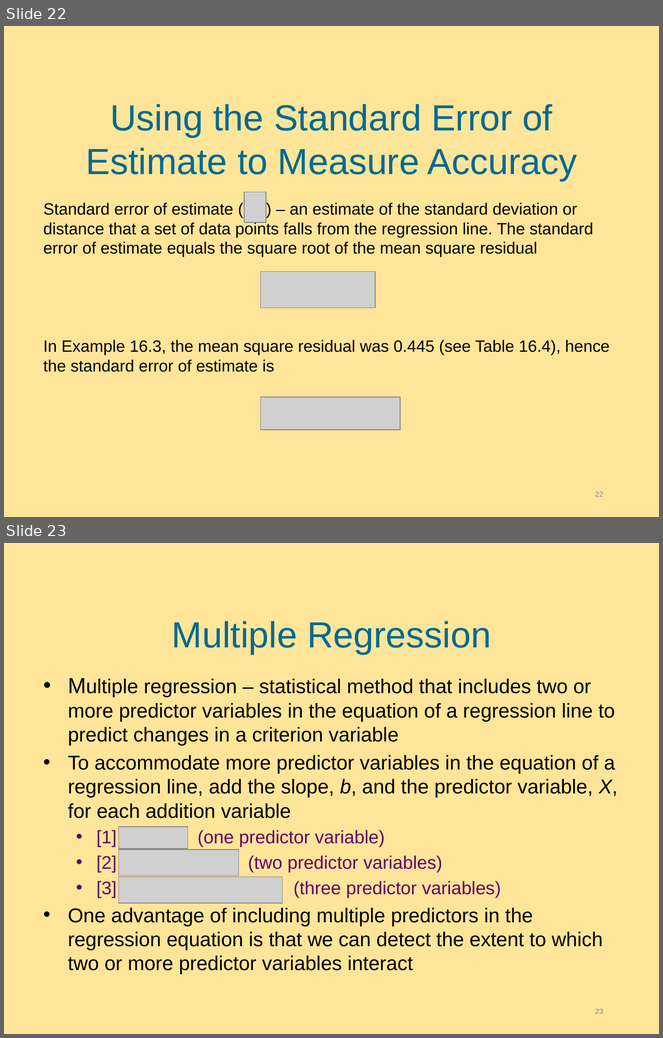
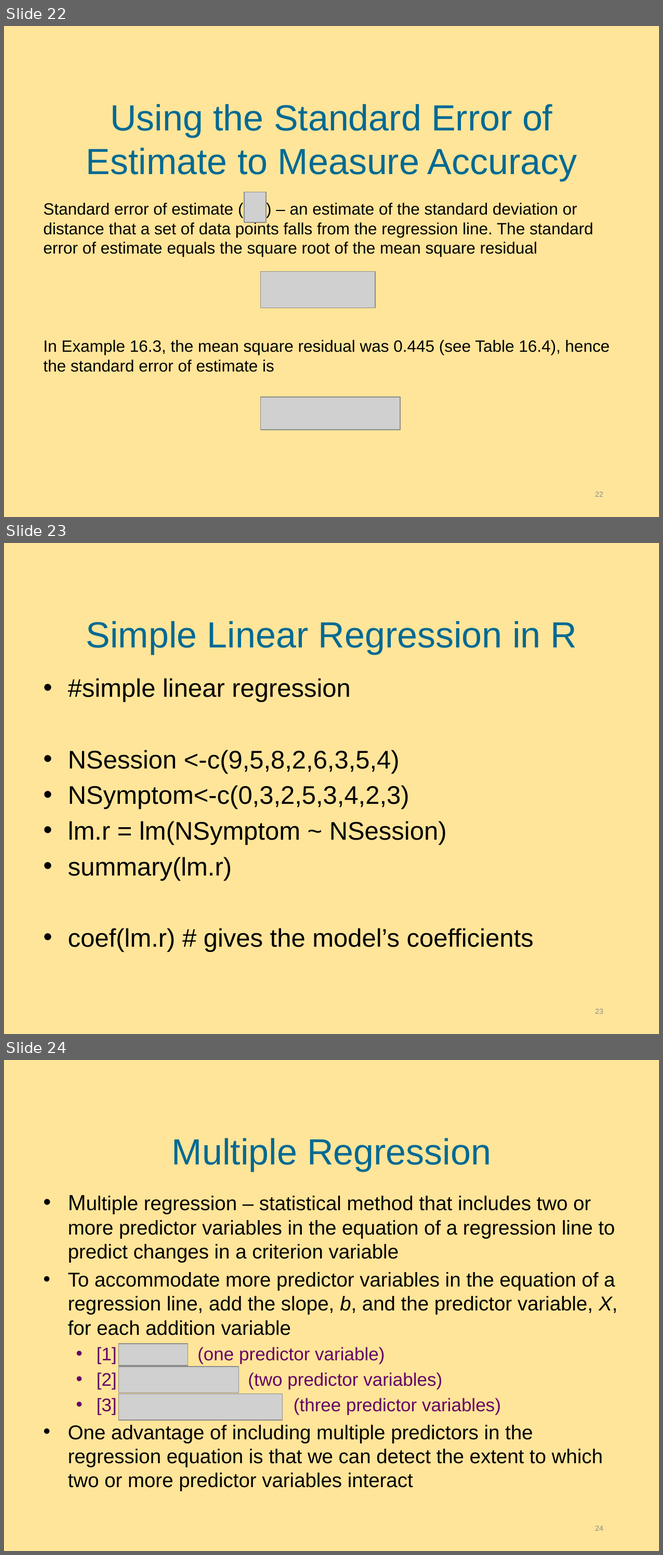
Before and after one commit to hejibo/Psychological-Statistics, a slide deck: Lecture 7_simple linear regression/Lecture 7 Slides-Linear Regression and Multiple Regression.pptx. Shown one above the other, each under a label of ours: slides 22 and 23 before the commit, slides 22, 23 and 24 after it. The pictures are 663x1038 and 663x1555 pixels, drawn with LibreOffice and Linux fonts; fonts in the diff are those of the drawing; grey boxes stand for pictures; background and template pictures are left out. Boxes give left, top, right and bottom in pixels: in the first picture for what was removed or moved away, otherwise in the second. Text is boxed around its words. In the diff, an @@ line names an element or a change of style, - is before the commit and + after.

```diff
--- a/Lecture 7_simple linear regression/Lecture 7 Slides-Linear Regression and Multiple Regression.pptx
+++ b/Lecture 7_simple linear regression/Lecture 7 Slides-Linear Regression and Multiple Regression.pptx
@@ slide 23 added at [4, 543, 659, 1034], background picture (left out) @@
@@ title added at [86, 621, 578, 654], 40 pt, text #006993 @@
+Simple Linear Regression in R
@@ text added at [68, 678, 534, 952], 28 pt, text #000000 @@
+• #simple linear regression
+• NSession <-c(9,5,8,2,6,3,5,4)
+• NSymptom<-c(0,3,2,5,3,4,2,3)
+• lm.r = lm(NSymptom ~ NSession)
+• summary(lm.r)
+• coef(lm.r) # gives the model’s coefficients
@@ page number added at [595, 1009, 604, 1014], 8 pt, text #898989 @@
+23
@@ what was slide 23 is now slide 24 @@
@@ page number at [595, 1526, 604, 1531]: text changed @@
-23
+24
```
Also in this commit, not shown: 5 slides changed, 1 other slide added, 9 other files.
